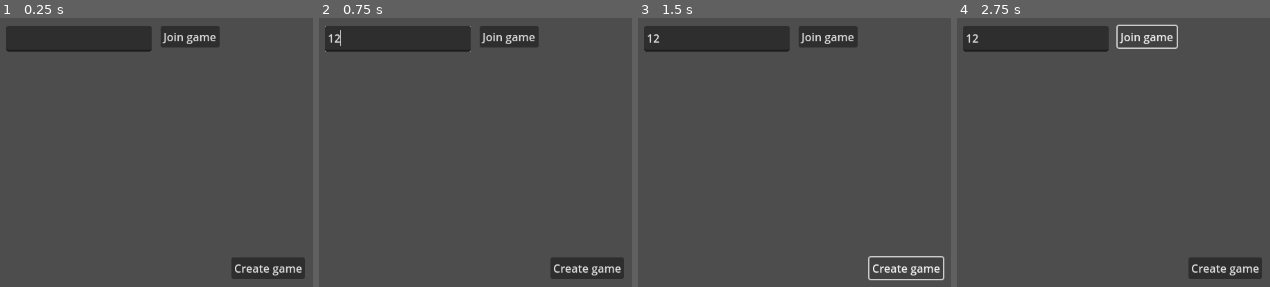
Above: before the commit, frames 1-4 (left to right).
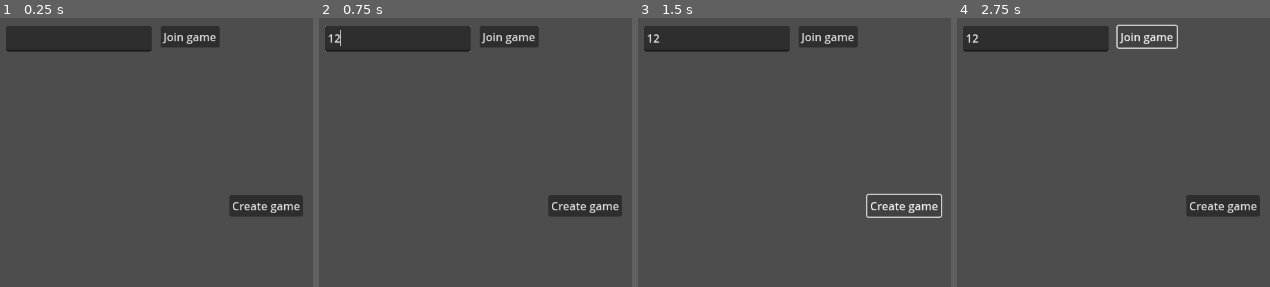
Above: after the commit, the same moments.

Repository: maxrchung/ride_in_the_rain
Game: Godot game, scene res://start.tscn
Two runs of this game, one before a commit and one after it. Both use one fixed random seed, a clock stepped at 60 frames per second and the inputs below. The project has no main scene, so this scene is started directly.
Inputs (mouse positions are in pixels of both pictures, inside the frame that each line leads up to):
- Up to frame 1 (0.25 s): no input
- Up to frame 2 (0.75 s): click (397, 39) at 0.52 s; type "12" at 0.6 s
- Up to frame 3 (1.5 s): click "Create game" at 1.25 s
- Up to frame 4 (2.75 s): click "Join game" at 2 s

The runs differ from the first frame. In frame 1, 3.3% of the frame differs, in the area x 73-98%, y 65-98%; in frame 2, 3.3%; in frame 3, 1.6%; in frame 4, 3.3%.

Commit message:
show current players, handle disconnect and stuff i think maybe maybe not

Diff:
--- /dev/null
+++ b/empty.gd
@@ -0,0 +1,11 @@
+extends Node
+
+
+# Called when the node enters the scene tree for the first time.
+func _ready():
+	print(multiplayer.get_unique_id())
+
+
+# Called every frame. 'delta' is the elapsed time since the previous frame.
+func _process(delta):
+	pass
--- /dev/null
+++ b/empty.tscn
@@ -0,0 +1,13 @@
+[gd_scene load_steps=2 format=3 uid="uid://cehw4q1301e37"]
+
+[ext_resource type="Script" path="res://empty.gd" id="1_6nlgn"]
+
+[node name="Empty" type="Node"]
+script = ExtResource("1_6nlgn")
+
+[node name="EmptyText" type="Label" parent="."]
+offset_left = 247.0
+offset_top = 80.0
+offset_right = 297.0
+offset_bottom = 103.0
+text = "Empty"
--- a/networking.gd
+++ b/networking.gd
@@ -1,15 +1,10 @@
 extends Node
 
-signal player_connected(peer_id)
-signal player_disconnected(peer_id)
-signal server_disconnected
-
-const PORT = 7000
+const PORT = 7069
 const DEFAULT_SERVER_IP = "127.0.0.1"
 const MAX_CONNECTIONS = 64
 
-var players = {}
-var players_loaded = 0
+var players = []
 
 func _ready():
 	multiplayer.peer_connected.connect(_on_player_connected)
@@ -19,6 +14,7 @@
 	multiplayer.server_disconnected.connect(_on_server_disconnected)
 
 func join_game(address = ""):
+	print("Join game")
 	if address.is_empty():
 		address = DEFAULT_SERVER_IP
 	var peer = ENetMultiplayerPeer.new()
@@ -26,67 +22,93 @@
 	if error:
 		return error
 	multiplayer.multiplayer_peer = peer
+	players = []
 
 func create_game():
-	print("Game created")
-
+	print("Create game")
 	var peer = ENetMultiplayerPeer.new()
 	var error = peer.create_server(PORT, MAX_CONNECTIONS)
 	if error:
 		return error
 	multiplayer.multiplayer_peer = peer
+	update_players([1])
+	$CreateButton.hide()
+	$IpInput.hide()
+	$JoinButton.hide()
+	$WaitingText.show()
+	$StartButton.show()
+	$LeaveButton.show()
+	$PlayersCount.show()
 
-	players[1] = null
-	player_connected.emit(1)
+# Server manages and tells everyone about player updates
+@rpc("authority", "call_local")
+func update_players(new_players):
+	players = new_players
+	var list = players.map(map_player_you)
+	$PlayersCount.text = "Players:\n" + "\n".join(list)
 
-func remove_multiplayer_peer():
-	multiplayer.multiplayer_peer = null
-
-
-@rpc("call_local", "reliable")
-func load_game(game_scene_path):
-	get_tree().change_scene_to_file(game_scene_path)
-
-@rpc("any_peer", "call_local", "reliable")
-func player_loaded():
-	if multiplayer.is_server():
-		players_loaded += 1
-		if players_loaded == players.size():
-			$/root/Game.start_game()
-			players_loaded = 0
+func map_player_you(player):
+	if multiplayer.get_unique_id() == player:
+		return str(player) + " (You)"
+	return str(player)
 
 func _on_player_connected(id):
-	print("Player ", id, " connected")
-	_register_player.rpc_id(id)
-
-@rpc("any_peer")
-func _register_player():
-	var new_player_id = multiplayer.get_remote_sender_id()
-	players[new_player_id] = null
-	player_connected.emit(new_player_id)
+	if multiplayer.is_server():
+		print("Player ", id, " connected")
+		players.push_back(id)
+		update_players.rpc(players)
 
 func _on_player_disconnected(id):
-	players.erase(id)
-	player_disconnected.emit(id)
+	if multiplayer.is_server():
+		print("Player ", id, " disconnected")
+		players = players.filter(func(player): return player != id)
+		update_players.rpc(players)
 
 func _on_connected_ok():
-	var peer_id = multiplayer.get_unique_id()
-	players[peer_id] = null
-	player_connected.emit(peer_id)
+	print("Connected ok")
+	$IpInput.hide()
+	$JoinButton.hide()
+	$CreateButton.hide()
+	$WaitingText.show()
+	$LeaveButton.show()
+	$PlayersCount.show()
 
 func _on_connected_fail():
+	print("Connected fail")
 	multiplayer.multiplayer_peer = null
 
 func _on_server_disconnected():
+	print("Server disconnected")
 	multiplayer.multiplayer_peer = null
-	players.clear()
-	server_disconnected.emit()
-
+	players = []
+	$IpInput.show()
+	$JoinButton.show()
+	$CreateButton.show()
+	$WaitingText.hide()
+	$LeaveButton.hide()
+	$StartButton.hide()
+	$PlayersCount.hide()
 
 func _on_create_button_pressed():
 	create_game()
 
+func _on_join_button_pressed():
+	join_game()
 
-func _on_join_button_pressed():
-	print("Join text", $IpInput.text)
-	join_game()
+@rpc("call_local", "reliable")
+func load_game():
+	get_tree().change_scene_to_file("empty.tscn")
+
+func _on_start_button_pressed():
+	load_game.rpc()
+
+func _on_leave_button_pressed():
+	multiplayer.multiplayer_peer = null
+	players = []
+	$IpInput.show()
+	$JoinButton.show()
+	$CreateButton.show()
+	$WaitingText.hide()
+	$LeaveButton.hide()
+	$StartButton.hide()
+	$PlayersCount.hide()
--- a/start.tscn
+++ b/start.tscn
@@ -6,11 +6,27 @@
 script = ExtResource("1_47v0c")
 
 [node name="CreateButton" type="Button" parent="."]
-offset_left = 413.0
-offset_top = 474.0
-offset_right = 519.0
-offset_bottom = 505.0
+offset_left = 410.0
+offset_top = 384.0
+offset_right = 516.0
+offset_bottom = 415.0
 text = "Create game"
+
+[node name="StartButton" type="Button" parent="."]
+visible = false
+offset_left = 450.0
+offset_top = 421.0
+offset_right = 598.0
+offset_bottom = 452.0
+text = ">>>Start game<<<"
+
+[node name="LeaveButton" type="Button" parent="."]
+visible = false
+offset_left = 591.0
+offset_top = 316.0
+offset_right = 739.0
+offset_bottom = 347.0
+text = "Leave The Game"
 
 [node name="JoinButton" type="Button" parent="."]
 offset_left = 311.0
@@ -25,5 +41,23 @@
 offset_right = 298.0
 offset_bottom = 177.0
 
+[node name="WaitingText" type="Label" parent="."]
+visible = false
+offset_left = 519.0
+offset_top = 142.0
+offset_right = 694.0
+offset_bottom = 165.0
+text = "Waiting..."
+
+[node name="PlayersCount" type="Label" parent="."]
+visible = false
+offset_left = 160.0
+offset_top = 332.0
+offset_right = 225.0
+offset_bottom = 355.0
+text = "Players: "
+
 [connection signal="pressed" from="CreateButton" to="." method="_on_create_button_pressed"]
+[connection signal="pressed" from="StartButton" to="." method="_on_start_button_pressed"]
+[connection signal="pressed" from="LeaveButton" to="." method="_on_leave_button_pressed"]
 [connection signal="pressed" from="JoinButton" to="." method="_on_join_button_pressed"]
